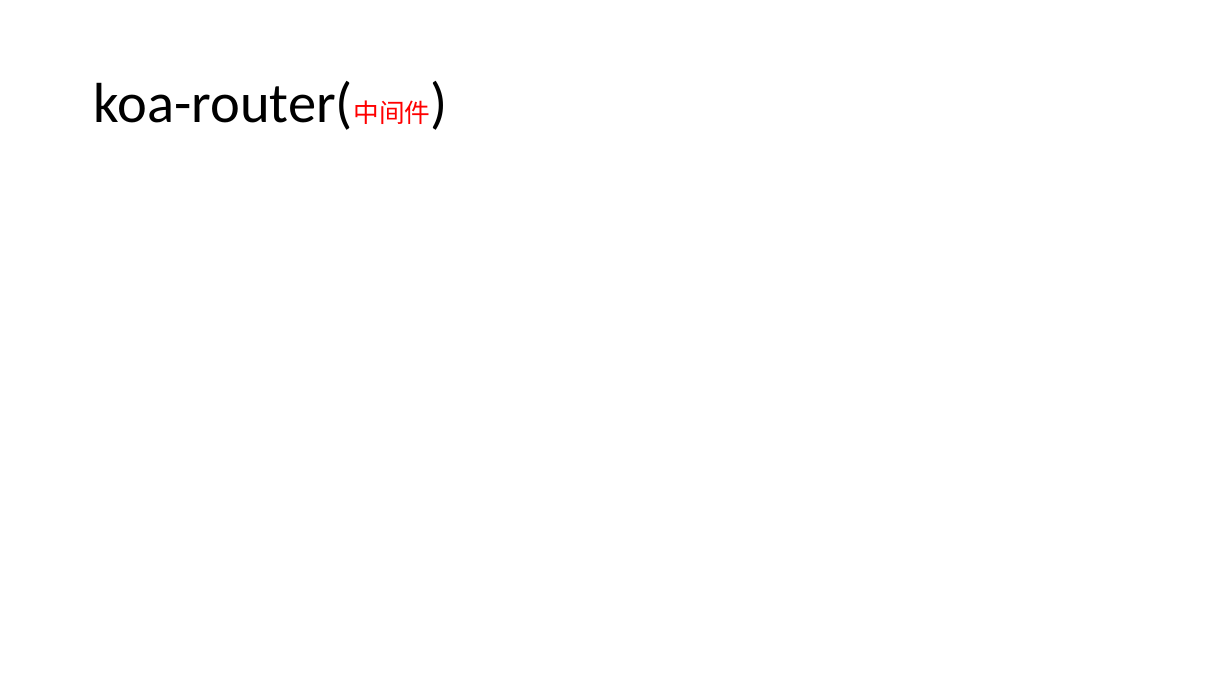
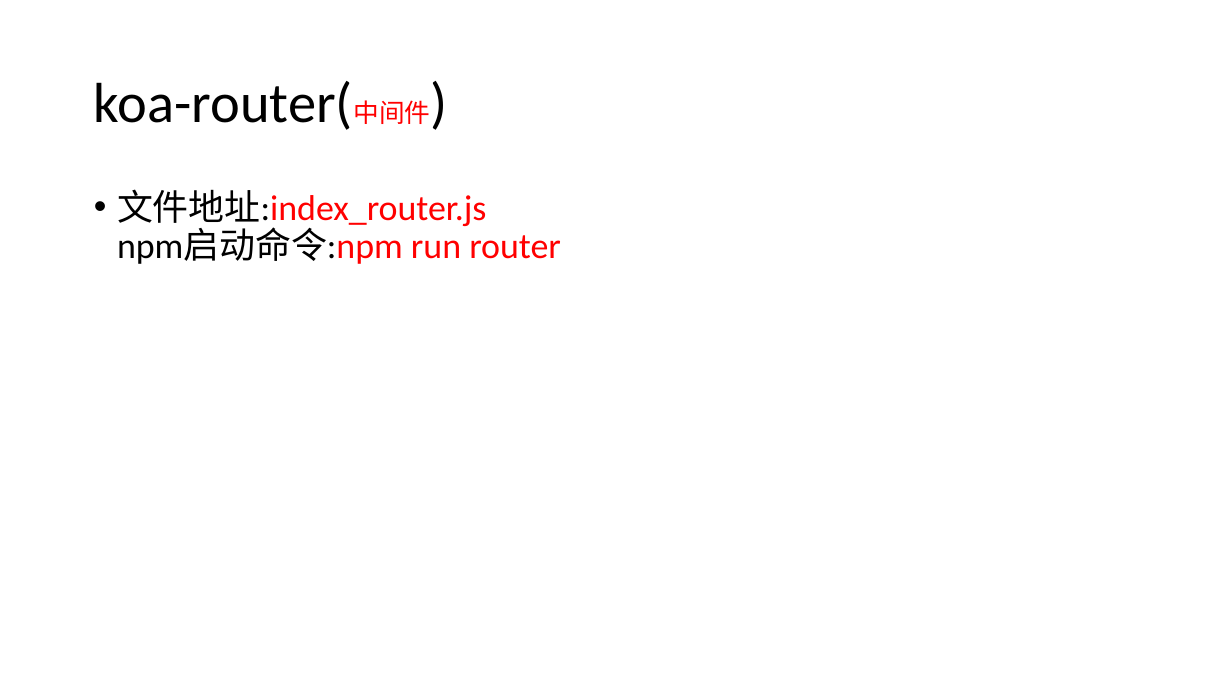
Before and after one commit to zhengqiangzi/share-koa2, a slide deck: slide 8 of koa2.pptx. Drawn at 1232x693 pixels with LibreOffice and Linux fonts; fonts in the diff are those of the drawing. Boxes give left, top, right and bottom in pixels: in the first picture for what was removed or moved away, otherwise in the second. Text is boxed around its words. In the diff, an @@ line names an element or a change of style, - is before the commit and + after.

```diff
--- a/koa2.pptx
+++ b/koa2.pptx
@@ text added at <box>117,189,561,264</box>, 28 pt, text #FF0000 @@
+• 文件地址:index_router.js
+  npm启动命令:npm run router
```
Also in this commit, not shown: 1 slide added, 8 other files.
